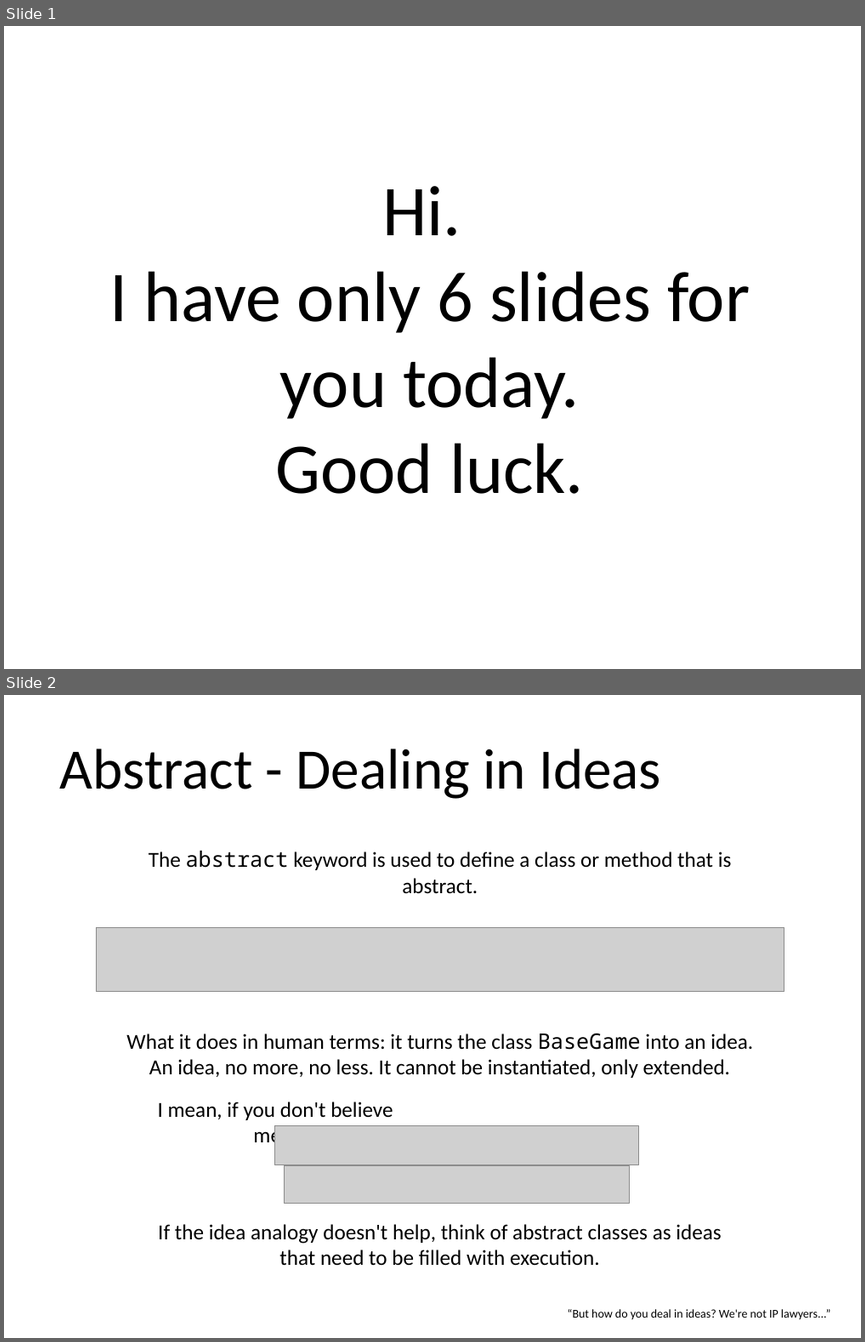
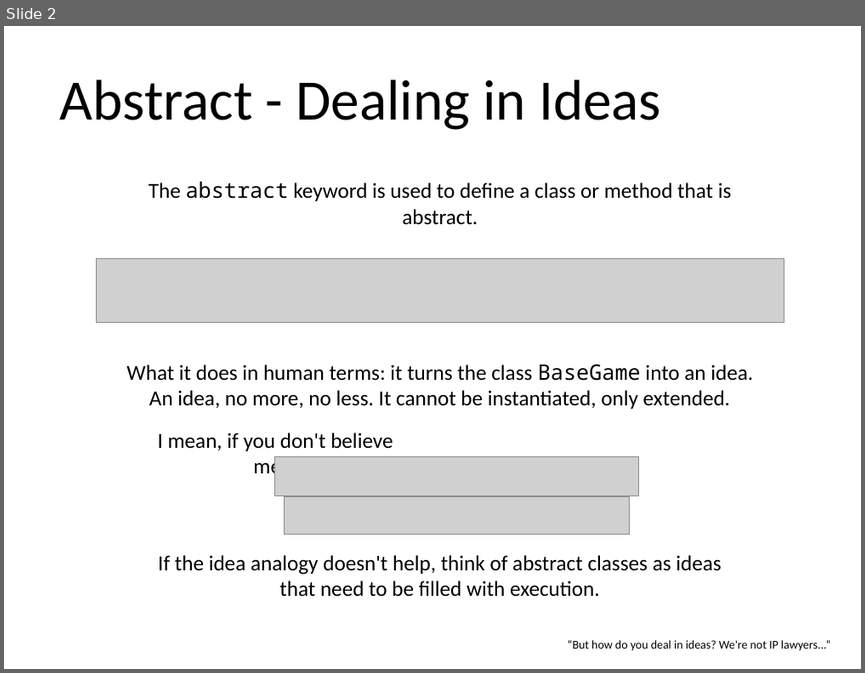
Before and after one commit to Chances-1/Swerve, a slide deck: Java_Class_30th_Nov.pptx. Shown one above the other, each under a label of ours: slides 1 and 2 before the commit, slide 2 after it. The pictures are 865x1342 and 865x673 pixels, drawn with LibreOffice and Linux fonts; fonts in the diff are those of the drawing; grey boxes stand for pictures. Boxes give left, top, right and bottom in pixels: in the first picture for what was removed or moved away, otherwise in the second. Text is boxed around its words. In the diff, an @@ line names an element or a change of style, - is before the commit and + after.

```diff
--- a/Java_Class_30th_Nov.pptx
+++ b/Java_Class_30th_Nov.pptx
@@ slide 1 removed at [4, 26, 861, 669], background #FFFFFF @@
@@ text removed at [109, 186, 749, 494] @@
-Hi.
-I have only 6 slides for you today.
-Good luck.
```
Also in this commit, not shown: 2 slides changed, 2 slides added.
